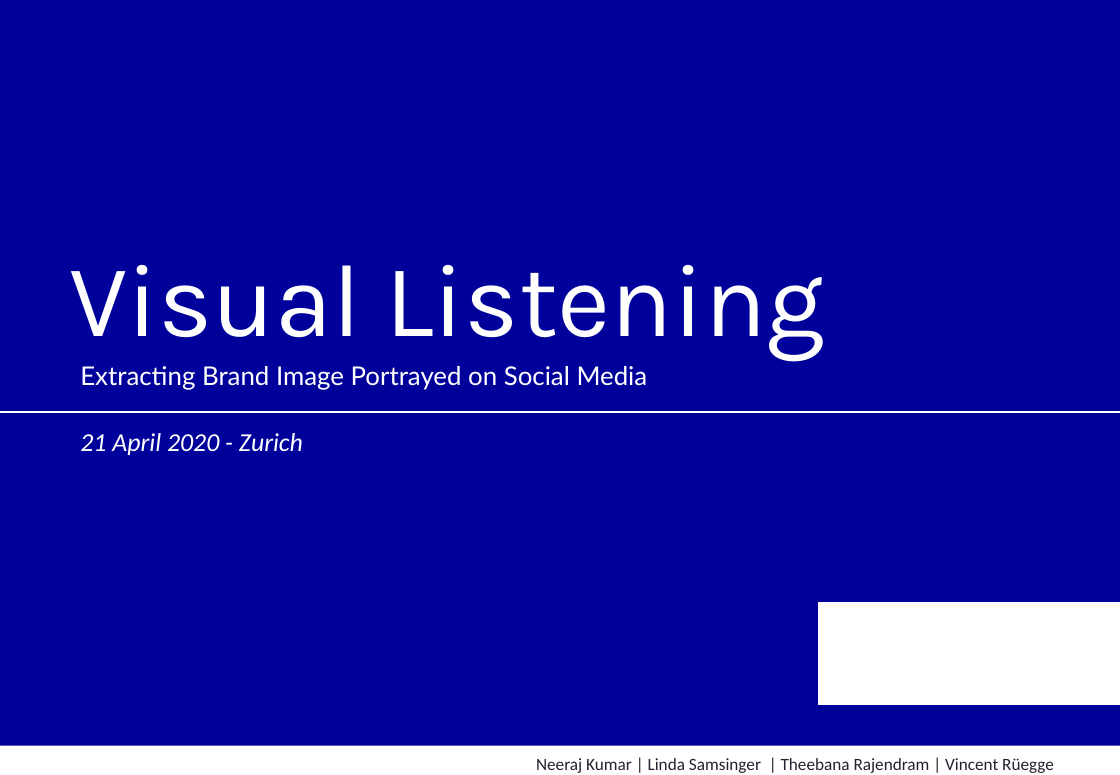
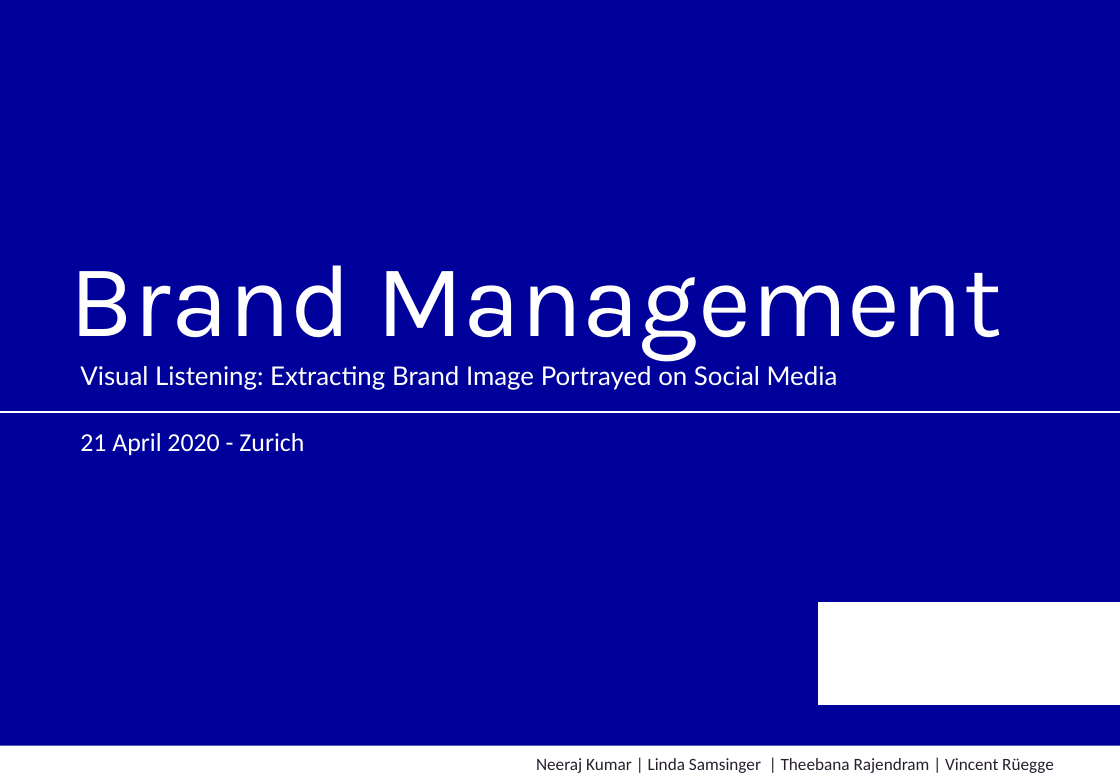
Before and after one commit to snoweZz/DLfM_BrandManagement, a slide deck: slide 1 of about_me/Visual Listening In_Draft_LS.pptx. Drawn at 1120x775 pixels with LibreOffice and Linux fonts; fonts in the diff are those of the drawing; background and template pictures are left out. Boxes give left, top, right and bottom in pixels: in the first picture for what was removed or moved away, otherwise in the second. Text is boxed around its words. In the diff, an @@ line names an element or a change of style, - is before the commit and + after.

```diff
--- a/about_me/Visual Listening In_Draft_LS.pptx
+++ b/about_me/Visual Listening In_Draft_LS.pptx
@@ title at (x1=70, y1=265, x2=1002, y2=361): text changed @@
-Visual Listening
+Brand Management
@@ text at (x1=80, y1=366, x2=838, y2=390): text changed @@
-Extracting Brand Image Portrayed on Social Media
+Visual Listening: Extracting Brand Image Portrayed on Social Media
@@ text at (x1=80, y1=433, x2=304, y2=455): italic off in "21 April 2020 - Zurich" @@
```
Also in this commit, not shown: 6 other slides changed, 1 other file.
